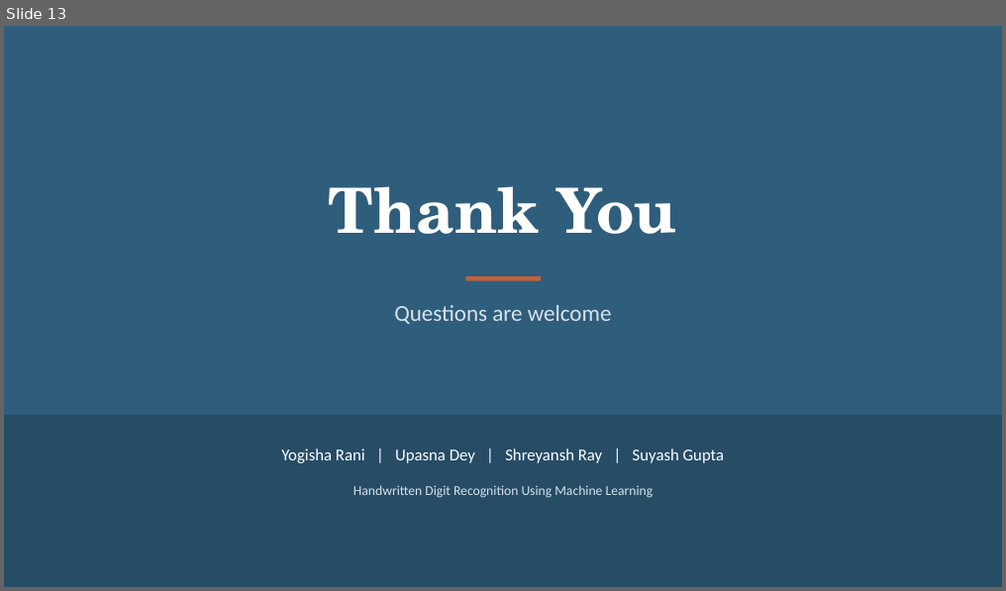
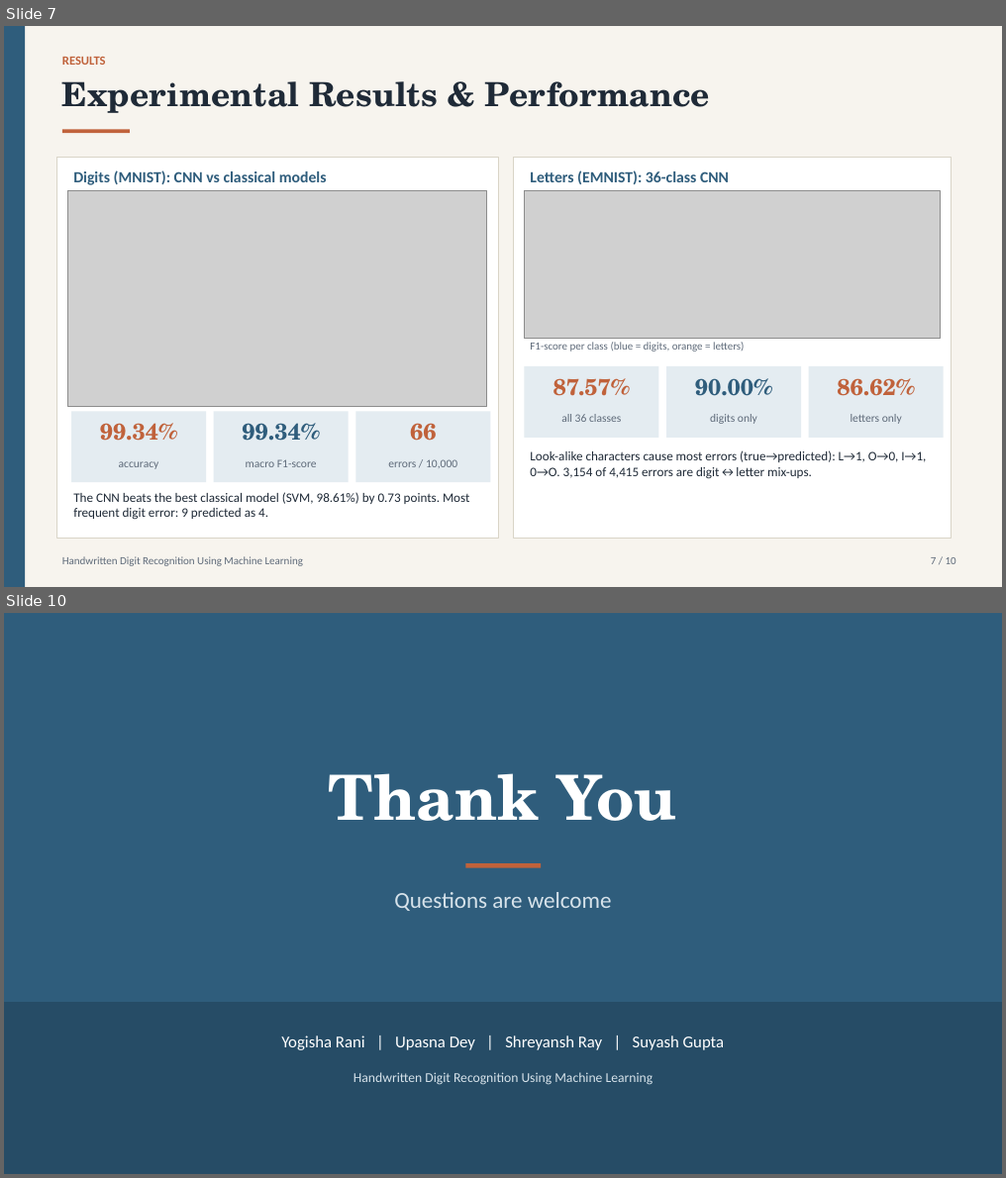
Before and after one commit to LostRunes/digirecog, a slide deck: Handwritten_Digit_Recognition.pptx. Shown one above the other, each under a label of ours: slide 13 before the commit, slides 7 and 10 after it; the slides between them are not shown. The pictures are 1006x591 and 1006x1178 pixels, drawn with LibreOffice and Linux fonts; fonts in the diff are those of the drawing; grey boxes stand for pictures. Boxes give left, top, right and bottom in pixels: in the first picture for what was removed or moved away, otherwise in the second. Text is boxed around its words. In the diff, an @@ line names an element or a change of style, - is before the commit and + after.

```diff
--- a/Handwritten_Digit_Recognition.pptx
+++ b/Handwritten_Digit_Recognition.pptx
@@ slide 7 added at [4,26,1002,587], background #F7F4EE @@
@@ rectangle added at [4,26,25,587], fill #2F5D7C @@
@@ text added at [62,57,106,65], 12 pt, text #C0623B, bold @@
+RESULTS
@@ text added at [62,81,710,113], 32 pt, text #1F2A37, bold @@
+Experimental Results & Performance
@@ rectangle added at [62,129,130,133], fill #C0623B @@
@@ rectangle added at [56,157,498,539], fill #FFFFFF, outline #D9D4C7 0.75 pt @@
@@ text added at [73,171,327,185], 15 pt, text #2F5D7C, bold @@
+Digits (MNIST): CNN vs classical models
@@ rectangle added at [513,157,951,539], fill #FFFFFF, outline #D9D4C7 0.75 pt @@
@@ text added at [530,171,729,184], 15 pt, text #2F5D7C, bold @@
+Letters (EMNIST): 36-class CNN
@@ picture added at [67,190,487,406] @@
@@ picture added at [525,190,940,338] @@
@@ text added at [530,342,744,352], 10.5 pt, text #5F6B7A @@
+F1-score per class (blue = digits, orange = letters)
@@ rectangle added at [525,367,659,438], fill #E4ECF1 @@
@@ text added at [553,378,631,396], 22 pt, text #C0623B, bold @@
+87.57%
@@ rectangle added at [666,367,801,438], fill #E4ECF1 @@
@@ text added at [695,378,773,396], 22 pt, text #2F5D7C, bold @@
+90.00%
@@ rectangle added at [809,367,944,438], fill #E4ECF1 @@
@@ text added at [837,378,915,396], 22 pt, text #C0623B, bold @@
+86.62%
@@ rectangle added at [71,411,206,482], fill #E4ECF1 @@
@@ rectangle added at [214,411,349,482], fill #E4ECF1 @@
@@ rectangle added at [355,411,491,482], fill #E4ECF1 @@
@@ text added at [100,423,178,441], 22 pt, text #C0623B, bold @@
+99.34%
@@ text added at [242,423,320,441], 22 pt, text #2F5D7C, bold @@
+99.34%
@@ text added at [410,423,436,441], 22 pt, text #C0623B, bold @@
+66
@@ text added at [561,414,621,422], 11 pt, text #5F6B7A @@
+all 36 classes
@@ text added at [710,414,757,424], 11 pt, text #5F6B7A @@
+digits only
@@ text added at [850,414,902,424], 11 pt, text #5F6B7A @@
+letters only
@@ text added at [119,462,159,470], 11 pt, text #5F6B7A @@
+accuracy
@@ text added at [246,460,317,468], 11 pt, text #5F6B7A @@
+macro F1-score
@@ text added at [388,460,457,469], 11 pt, text #5F6B7A @@
+errors / 10,000
@@ text added at [530,451,926,479], 12.5 pt, text #1F2A37 @@
+Look-alike characters cause most errors (true→predicted): L→1, O→0, I→1, 0→O. 3,154 of 4,415 errors are digit↔letter mix-ups.
@@ text added at [73,492,469,520], 12.5 pt, text #1F2A37 @@
+The CNN beats the best classical model (SVM, 98.61%) by 0.73 points. Most frequent digit error: 9 predicted as 4.
@@ text added at [62,557,303,567], 10.5 pt, text #5F6B7A @@
+Handwritten Digit Recognition Using Machine Learning
@@ text added at [931,558,956,565], 10.5 pt, text #5F6B7A @@
+7 / 10
@@ what was slide 13 is now slide 10 @@
```
Also in this commit, not shown: 7 slides changed, 4 slides removed, 1 other file.
